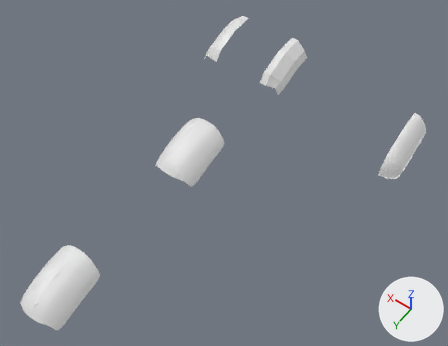
The Blender file Spaceship3.blend, before and after one commit.
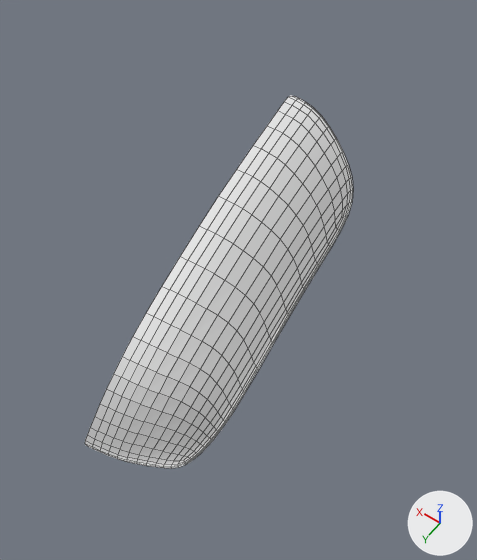
There are two pictures of each version: one whole from a 50 mm camera at (-13.84, 37.44, 35.94) aimed at (2.44, 14.64, 0.12), one close up on the part from 81% to 100% of the width and 28% to 57% of the height. The lights are fixed; the arrows at lower right show +X, +Y and +Z. The close-ups show mesh edges as thin lines.

The older version as bpy lines, for what is in view:
```python
me_cube_011 = bpy.data.meshes.new('Cube.011')
me_cube_011.from_pydata(...)  # 31 vertices, 22 faces; spans x -0.45..1.09, y -1.0..4.17, z -2.47..0.04
ob_cube_003 = bpy.data.objects.new('Cube.003', me_cube_011)
ob_cube_003.location = (-7.55, 2.76, 0.88)
_m = ob_cube_003.modifiers.new('Subdivision', 'SUBSURF')
_m.levels = 6
```
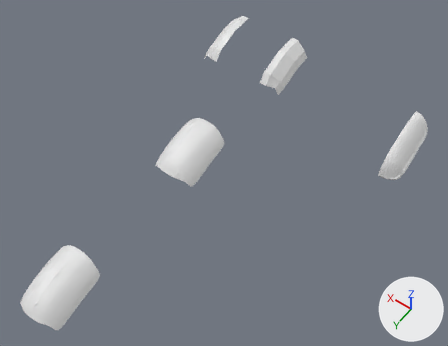
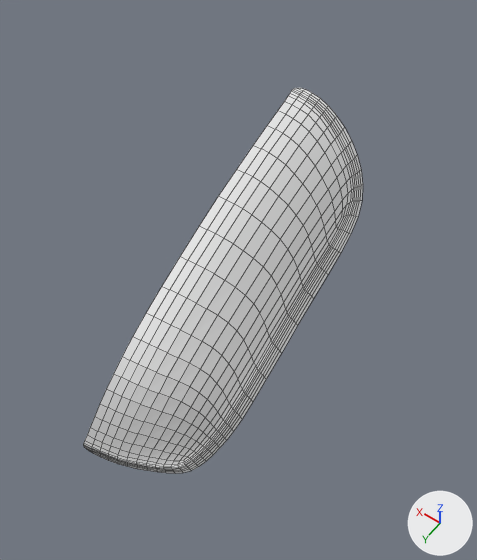
Commit message: Finished cabin edge

Boxes (x1, y1, x2, y2) around the edits, measured in the close-ups (477 x 560 px):
'Cube.003', reshaped: before (85, 95, 353, 468); after (83, 88, 363, 474)
part 1 of me_cube_011, built on: before (278, 95, 353, 290); after (83, 88, 363, 474)

Patch to the scene script:
```diff
--- a/Spaceship3.blend.py
+++ b/Spaceship3.blend.py
@@ me_cube_011 @@
 # used by ob_cube_003; location = (-7.55, 2.76, 0.88)
-me_cube_011.from_pydata(...)  # 31 vertices, 22 faces; spans x -0.45..1.09, y -1.0..4.17, z -2.47..0.04
+me_cube_011.from_pydata(...)  # 42 vertices, 32 faces; spans x -0.58..1.09, y -1.19..4.17, z -2.6..0.06
+# me_cube_011 part 1
+# 3 vertices in x -0.09..1.09, y -1.0..-0.87, z -0.59..0.04 move by (0.0, -0.03, 0.0)
+# 1 vertex moves from x -0.36, y -0.77, z -1.23 to x -0.36, y -0.81, z -1.23
+# 11 vertices are added at x -0.58..1.09, y -1.19..4.09, z -2.6..0.06
+# 10 new faces join them
```
